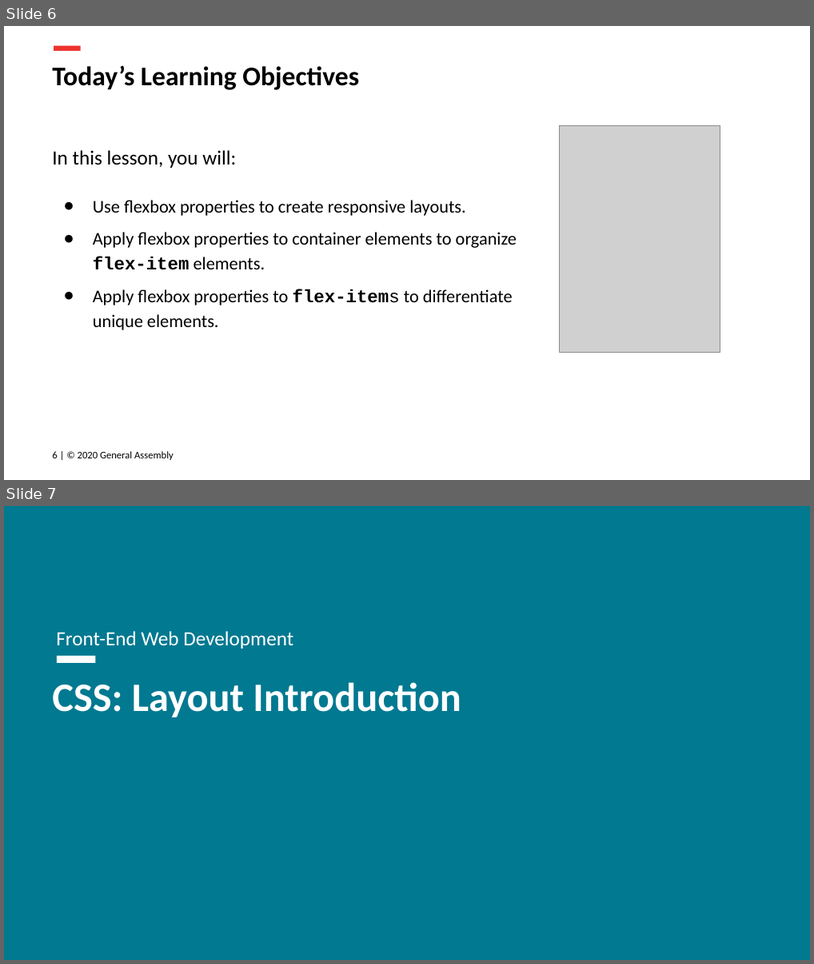
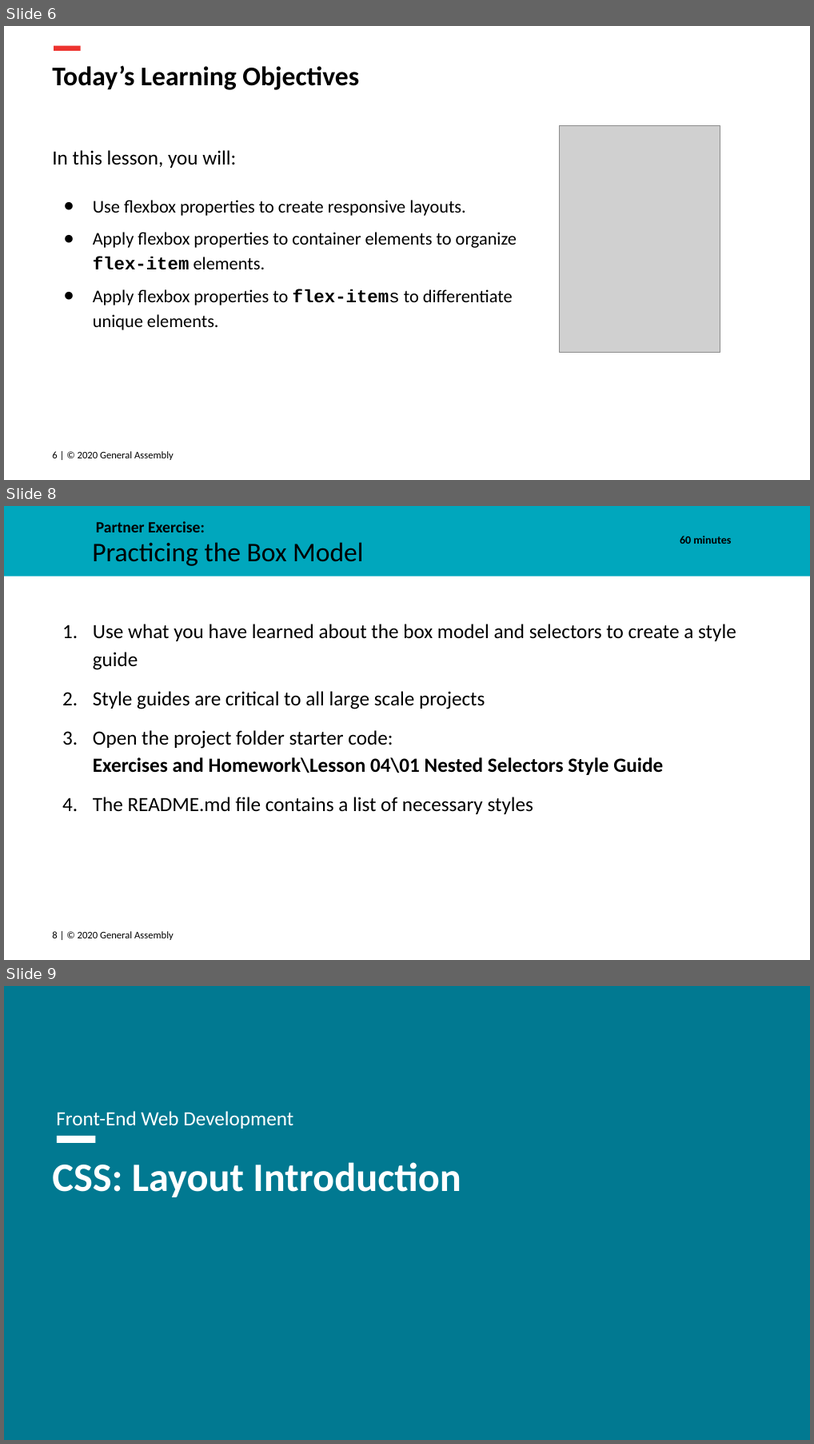
Before and after one commit to FEWD2022/Curriculum011822, a slide deck: Lesson Decks/04 Flexbox - FEWD 3.2.pptx. Shown one above the other, each under a label of ours: slides 6 and 7 before the commit, slides 6, 8 and 9 after it; the slides between them are not shown. The pictures are 814x964 and 814x1444 pixels, drawn with LibreOffice and Linux fonts; fonts in the diff are those of the drawing; grey boxes stand for pictures; background and template pictures are left out. Boxes give left, top, right and bottom in pixels: in the first picture for what was removed or moved away, otherwise in the second. Text is boxed around its words. In the diff, an @@ line names an element or a change of style, - is before the commit and + after.

Commit message:
Updated Warmup on Lesson 04

```diff
--- a/Lesson Decks/04 Flexbox - FEWD 3.2.pptx
+++ b/Lesson Decks/04 Flexbox - FEWD 3.2.pptx
@@ slide 8 added at <box>4,506,810,960</box>, background #FFFFFF @@
@@ rectangle added at <box>4,506,810,576</box>, fill #00A7BD @@
@@ text added at <box>96,521,205,532</box>, 14 pt, text #000000, bold @@
+Partner Exercise:
@@ title added at <box>92,542,363,566</box>, 24 pt, text #000000 @@
+Practicing the Box Model
@@ subtitle added at <box>680,536,731,544</box>, 10 pt, text #000000, bold @@
+60 minutes
@@ text added at <box>93,624,737,814</box>, 18 pt, text #000000 @@
+1. Use what you have learned about the box model and selectors to create a style guide
+2. Style guides are critical to all large scale projects
+3. Open the project folder starter code:
+   Exercises and Homework\Lesson 04\01 Nested Selectors Style Guide
+4. The README.md file contains a list of necessary styles
@@ text added at <box>52,931,174,940</box>, 9 pt, text #000000 @@
+8 | © 2020 General Assembly
@@ what was slide 7 is now slide 9 @@
```
Also in this commit, not shown: 1 other slide added, 43 other files.
